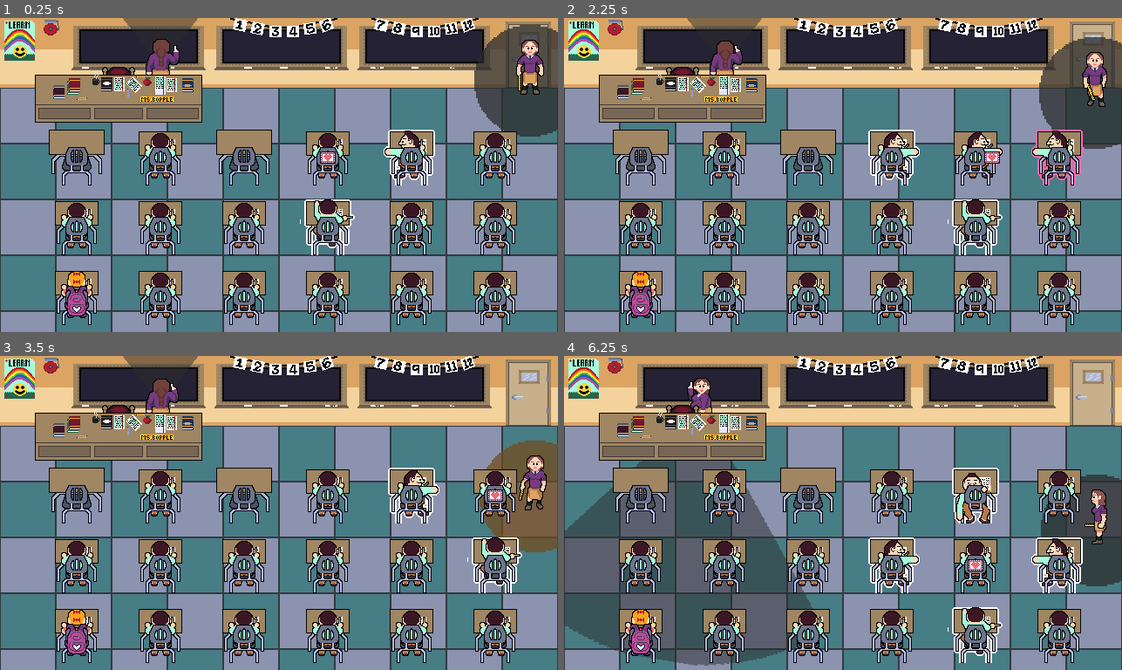
Above: before the commit, frames 1-4 (two rows, left to right).
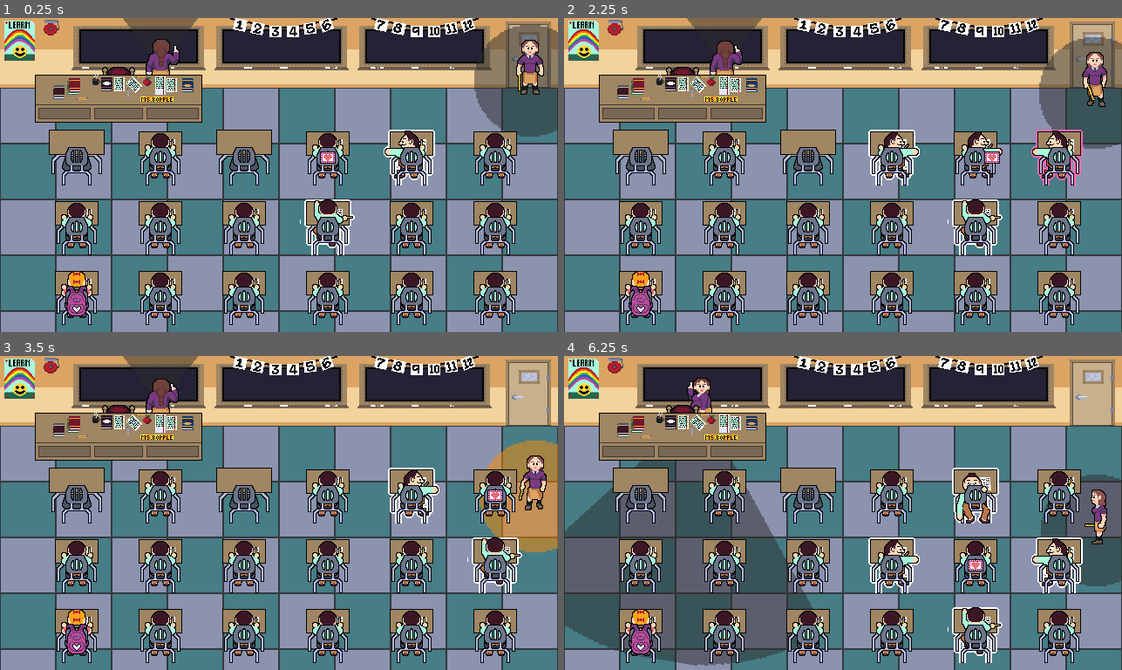
Above: after the commit, the same moments.

Repository: RacBrosGaming/Love-Note
Game: Godot game, scene res://Levels/class_room.tscn
The game is run twice, just before and just after one commit, with the same random seed, the same clock (stepped at 60 frames per second) and the same inputs. The engine's default icon, where the game draws it, is replaced by a stand-in: a white triangle on a blue panel in a dark square.
Inputs (mouse positions are in pixels of both pictures, inside the frame that each line leads up to):
- Up to frame 1 (0.25 s): no input
- Up to frame 2 (2.25 s): move the mouse to (642, 228) at 0.52 s; hold Right (right) 0.53-1.28 s; hold Space (select) 0.53-1.28 s; click (642, 228) at 0.67 s; move the mouse to (725, 156) at 1.27 s; hold Down (down) 1.28-2.03 s; tap Space (select) at 1.35 s; click (725, 156) at 1.42 s; move the mouse to (725, 228) at 2.02 s; hold Right (right) from 2.03 s (still down); hold Space (select) from 2.03 s (still down); click (725, 228) at 2.17 s
- Up to frame 3 (3.5 s): move the mouse to (161, 635) at 2.77 s; release Right (right) at 2.78 s; release Space (select) at 2.78 s; hold Up (up) from 2.78 s (still down); tap Space (select) at 2.85 s; click (161, 635) at 2.92 s
- Up to frame 4 (6.25 s): move the mouse to (809, 566) at 3.52 s; release Up (up) at 3.53 s; hold Space (select) 3.53-4.28 s; hold Left (left) 3.53-5.03 s; click (809, 566) at 3.67 s; move the mouse to (809, 635) at 4.27 s; tap Space (select) at 4.35, 5.85 s; click (809, 635) at 4.42 s; move the mouse to (893, 566) at 5.02 s; hold Down (down) 5.03-5.78 s; hold Space (select) 5.03-5.78 s; click (893, 566) at 5.17 s; move the mouse to (893, 635) at 5.77 s; hold Right (right) from 5.78 s (still down); click (893, 635) at 5.92 s

The runs differ from the first frame. In frame 1, 2.3% of the frame differs, in the area x 85-100%, y 2-36%; in frame 2, 2.1%; in frame 3, 2.7%, in the area x 85-100%, y 26-63%; in frame 4, 1.1%.

Commit message:
removed leftover vision cone

Diff:
--- a/NPCs/teacher_assistant.tscn
+++ b/NPCs/teacher_assistant.tscn
@@ -226,11 +226,6 @@
 frame = 1
 frame_progress = 0.566812
 
-[node name="VisionCone" type="Sprite2D" parent="."]
-modulate = Color(0.173, 0.173, 0.173, 0.5)
-z_index = -1
-texture = ExtResource("5_4s506")
-
 [node name="WalkTimer" type="Timer" parent="."]
 wait_time = 2.0
 one_shot = true
@@ -240,4 +235,5 @@
 vision_cone_sprite = ExtResource("5_4s506")
 
 [node name="CollisionShape2D" type="CollisionShape2D" parent="Eyes"]
+visible = false
 shape = SubResource("CircleShape2D_y3kv2")
